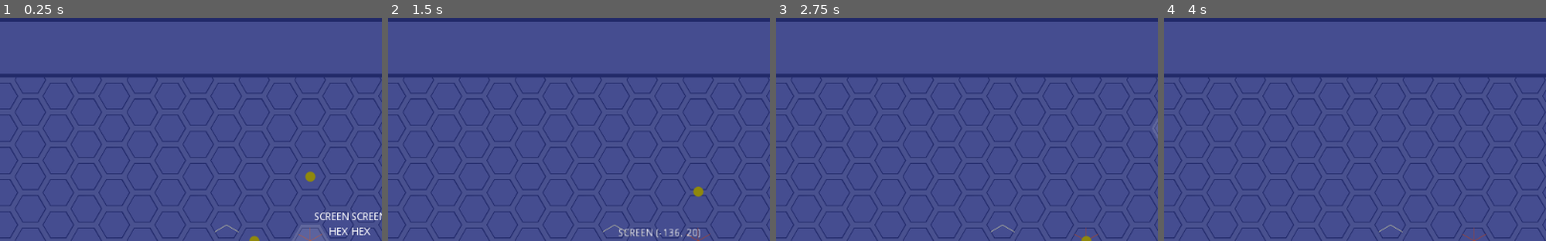
Above: before the commit, frames 1-4 (left to right).
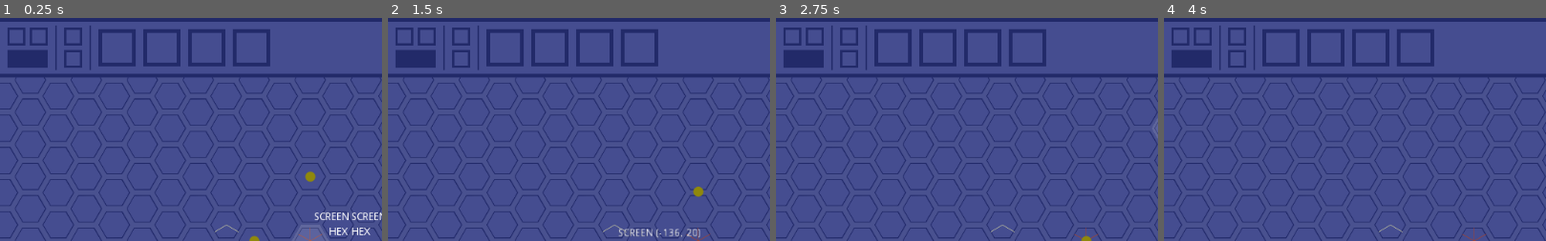
Above: after the commit, the same moments.

Repository: dareludum/ld45
Game: Godot game, scene res://Main.tscn
Two runs of this game, one before a commit and one after it. Both use one fixed random seed, a clock stepped at 60 frames per second and the inputs below.
Inputs (mouse positions are % of the whole screen's width and height, from its top left):
- Up to frame 1 (0.25 s): no input
- Up to frame 2 (1.5 s): tap Enter at 0.5 s; move the mouse to (72, 45) at 0.52 s; click (72, 45) at 0.67 s; tap Space (sim_start_pause) at 1.25 s; drag from (30, 55) to (50, 50) at 1.27 s
- Up to frame 3 (2.75 s): move the mouse to (60, 28) at 2.02 s; click (60, 28) at 2.17 s
- Up to frame 4 (4 s): drag from (45, 70) to (20, 35) at 2.77 s; move the mouse to (80, 65) at 3.52 s; click (80, 65) at 3.67 s
The pictures show only the part of the screen within x 9-59%, y 0-50%; the shares and areas given below are measured in that part.

The runs differ from the first frame. In frame 1, 3.9% of the frame differs, in the area x 2-71%, y 3-24%; in frame 2, 3.9%; in frame 3, 3.9%; in frame 4, 3.9%.

Commit message:
[WIP] Add more buttons to the UI

Diff:
--- a/scenes/UIBar.tscn
+++ b/scenes/UIBar.tscn
@@ -1,4 +1,7 @@
-[gd_scene format=2]
+[gd_scene load_steps=3 format=2]
+
+[ext_resource path="res://scenes/UIButtonSmall.tscn" type="PackedScene" id=1]
+[ext_resource path="res://scenes/UIButtonBig.tscn" type="PackedScene" id=2]
 
 [node name="UIBar" type="Control"]
 anchor_right = 1.0
@@ -77,5 +80,89 @@
 [node name="SimControlHolder" type="Control" parent="."]
 margin_left = 100.0
 margin_top = 10.0
-margin_right = 180.0
+margin_right = 166.0
 margin_bottom = 70.0
+rect_pivot_offset = Vector2( 50, 40 )
+
+[node name="ButtonStartPause" parent="SimControlHolder" instance=ExtResource( 1 )]
+margin_left = 6.02704
+margin_top = 3.11557
+margin_right = 30.027
+margin_bottom = 27.1155
+
+[node name="ButtonStop" parent="SimControlHolder" instance=ExtResource( 1 )]
+margin_left = 35.7133
+margin_top = 3.11557
+margin_right = 59.7133
+margin_bottom = 27.1155
+
+[node name="ColorRect3" type="ColorRect" parent="SimControlHolder"]
+margin_left = 6.0
+margin_top = 33.0
+margin_right = 60.0
+margin_bottom = 57.0
+color = Color( 0.133333, 0.164706, 0.411765, 1 )
+
+[node name="Separator2" type="ColorRect" parent="."]
+margin_left = 169.837
+margin_top = 10.3663
+margin_right = 171.837
+margin_bottom = 70.3663
+color = Color( 0.133333, 0.164706, 0.411765, 1 )
+
+[node name="RotationHolder" type="Control" parent="."]
+margin_left = 176.0
+margin_top = 10.0
+margin_right = 212.0
+margin_bottom = 70.0
+rect_pivot_offset = Vector2( 50, 40 )
+
+[node name="ButtonRotateLeft" parent="RotationHolder" instance=ExtResource( 1 )]
+margin_left = 6.02704
+margin_top = 3.11557
+margin_right = 30.027
+margin_bottom = 27.1155
+
+[node name="ButtonRotateRight" parent="RotationHolder" instance=ExtResource( 1 )]
+margin_left = 5.90494
+margin_top = 32.6605
+margin_right = 29.9049
+margin_bottom = 56.6604
+
+[node name="Separator3" type="ColorRect" parent="."]
+margin_left = 215.831
+margin_top = 10.1928
+margin_right = 217.831
+margin_bottom = 70.1928
+color = Color( 0.133333, 0.164706, 0.411765, 1 )
+
+[node name="CellHolder" type="Control" parent="."]
+margin_left = 222.0
+margin_top = 10.0
+margin_right = 354.0
+margin_bottom = 70.0
+rect_pivot_offset = Vector2( 50, 40 )
+
+[node name="ButtonCellEraser" parent="CellHolder" instance=ExtResource( 2 )]
+margin_left = 5.98224
+margin_top = 5.37181
+margin_right = 55.9822
+margin_bottom = 55.3718
+
+[node name="ButtonCellSource" parent="CellHolder" instance=ExtResource( 2 )]
+margin_left = 66.4151
+margin_top = 4.76137
+margin_right = 116.415
+margin_bottom = 54.7614
+
+[node name="ButtonCellMirror" parent="CellHolder" instance=ExtResource( 2 )]
+margin_left = 126.237
+margin_top = 5.12763
+margin_right = 176.237
+margin_bottom = 55.1276
+
+[node name="ButtonCellAmplifier" parent="CellHolder" instance=ExtResource( 2 )]
+margin_left = 186.182
+margin_top = 5.49389
+margin_right = 236.182
+margin_bottom = 55.4939
--- /dev/null
+++ b/scenes/UIButtonBig.tscn
@@ -0,0 +1,24 @@
+[gd_scene load_steps=2 format=2]
+
+[ext_resource path="res://scripts/UIButton.gd" type="Script" id=1]
+
+[node name="UIButton" type="ColorRect"]
+margin_right = 50.0
+margin_bottom = 50.0
+color = Color( 0.133333, 0.164706, 0.411765, 1 )
+script = ExtResource( 1 )
+
+[node name="Background" type="ColorRect" parent="."]
+margin_left = 5.0
+margin_top = 5.0
+margin_right = 45.0
+margin_bottom = 45.0
+color = Color( 0.270588, 0.301961, 0.564706, 1 )
+
+[node name="BackgroundHover" type="ColorRect" parent="."]
+visible = false
+margin_left = 5.0
+margin_top = 5.0
+margin_right = 45.0
+margin_bottom = 45.0
+color = Color( 0.133333, 0.164706, 0.411765, 1 )
--- /dev/null
+++ b/scenes/UIButtonSmall.tscn
@@ -0,0 +1,24 @@
+[gd_scene load_steps=2 format=2]
+
+[ext_resource path="res://scripts/UIButton.gd" type="Script" id=1]
+
+[node name="UIButton" type="ColorRect"]
+margin_right = 24.0
+margin_bottom = 24.0
+color = Color( 0.133333, 0.164706, 0.411765, 1 )
+script = ExtResource( 1 )
+
+[node name="Background" type="ColorRect" parent="."]
+margin_left = 3.0
+margin_top = 3.0
+margin_right = 21.0
+margin_bottom = 21.0
+color = Color( 0.270588, 0.301961, 0.564706, 1 )
+
+[node name="BackgroundHover" type="ColorRect" parent="."]
+visible = false
+margin_left = 3.0
+margin_top = 3.0
+margin_right = 21.0
+margin_bottom = 21.0
+color = Color( 0.133333, 0.164706, 0.411765, 1 )
--- /dev/null
+++ b/scripts/UIButton.gd
@@ -0,0 +1,26 @@
+extends ColorRect
+
+var mouse_pressed_on_button = false
+
+signal click
+
+func _input(event):
+	if event is InputEventMouseMotion:
+		if not mouse_pressed_on_button:
+			$BackgroundHover.visible = self.get_global_rect().has_point(event.position)
+	elif event is InputEventMouseButton:
+		if event.button_index == BUTTON_LEFT and event.is_pressed():
+			if self.get_global_rect().has_point(event.position):
+				mouse_pressed_on_button = true
+				$BackgroundHover.visible = false
+		elif event.button_index == BUTTON_LEFT and not event.is_pressed():
+			if self.get_global_rect().has_point(event.position):
+				if mouse_pressed_on_button:
+					_click()
+				$BackgroundHover.visible = true
+			else:
+				mouse_pressed_on_button = false
+				$BackgroundHover.visible = false
+
+func _click():
+	emit_signal("click")
